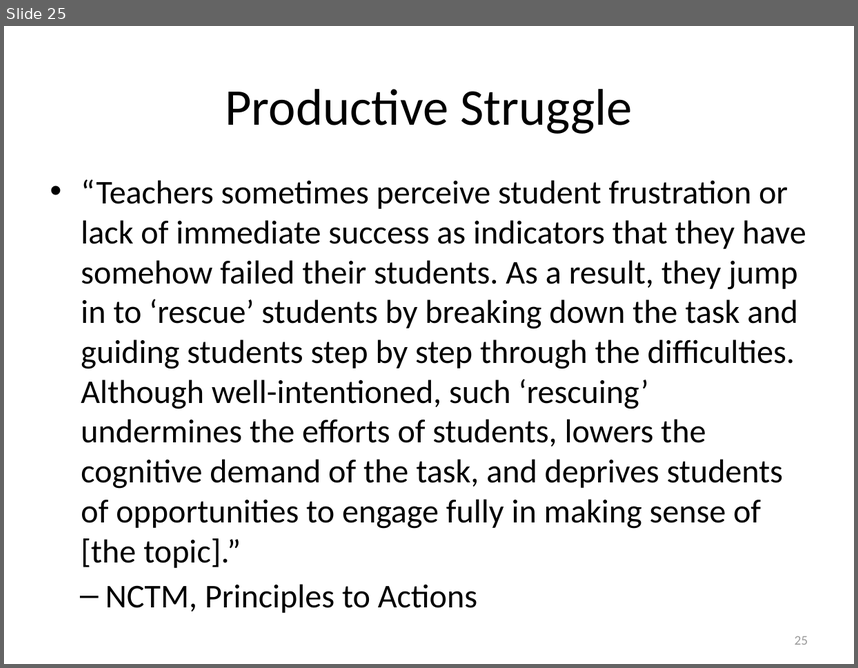
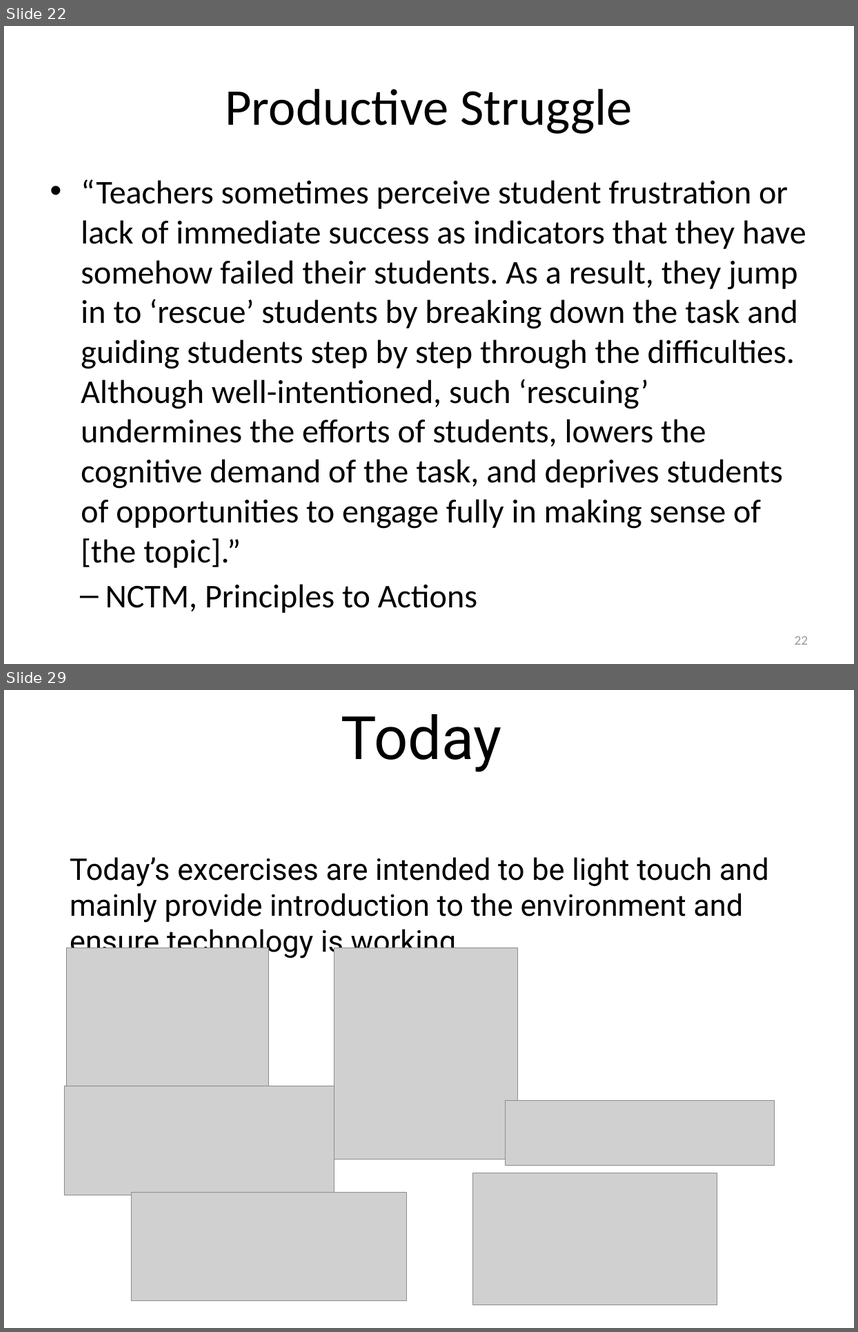
Before and after one commit to j-ales/PN4106_2026_27, a slide deck: slides/PS4106_lecture1_Intro.pptx. Shown one above the other, each under a label of ours: slide 25 before the commit, slides 22 and 29 after it; the slides between them are not shown. The pictures are 858x668 and 858x1332 pixels, drawn with LibreOffice and Linux fonts; fonts in the diff are those of the drawing; grey boxes stand for pictures. Boxes give left, top, right and bottom in pixels: in the first picture for what was removed or moved away, otherwise in the second. Text is boxed around its words. In the diff, an @@ line names an element or a change of style, - is before the commit and + after.

```diff
--- a/slides/PS4106_lecture1_Intro.pptx
+++ b/slides/PS4106_lecture1_Intro.pptx
@@ slide 29 added at box(4, 690, 854, 1328), background #FFFFFF @@
@@ title added at box(341, 714, 502, 772), 72 pt, text #000000 @@
+Today
@@ text added at box(70, 857, 769, 959), 36 pt, text #000000 @@
+Today’s excercises are intended to be light touch and mainly provide introduction to the environment and ensure technology is working.
@@ picture added at box(66, 947, 269, 1129) @@
@@ picture added at box(334, 947, 517, 1159) @@
@@ picture added at box(65, 1086, 334, 1195) @@
@@ picture added at box(505, 1100, 775, 1165) @@
@@ picture added at box(473, 1173, 717, 1305) @@
@@ picture added at box(132, 1192, 406, 1301) @@
@@ what was slide 25 is now slide 22 @@
@@ page number at box(795, 635, 808, 644): text changed @@
-25
+22
```
Also in this commit, not shown: 3 slides changed, 5 other slides added, 3 slides removed, 3 other files.
